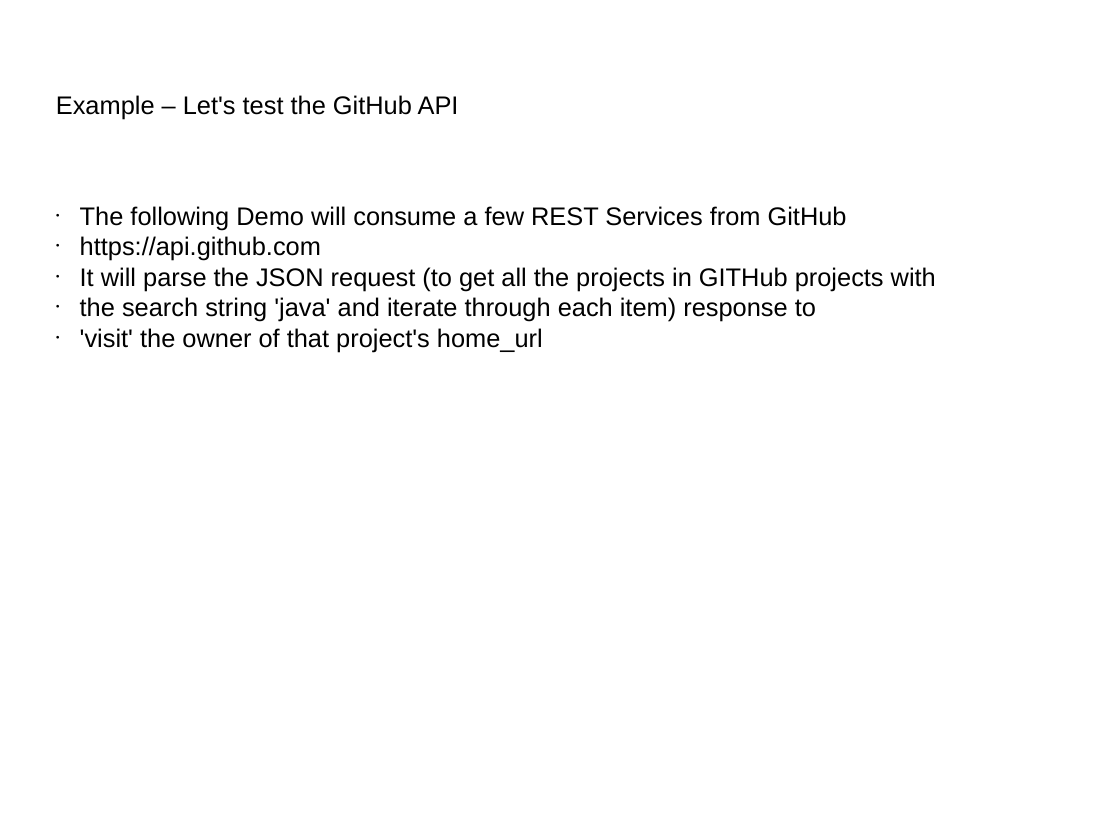
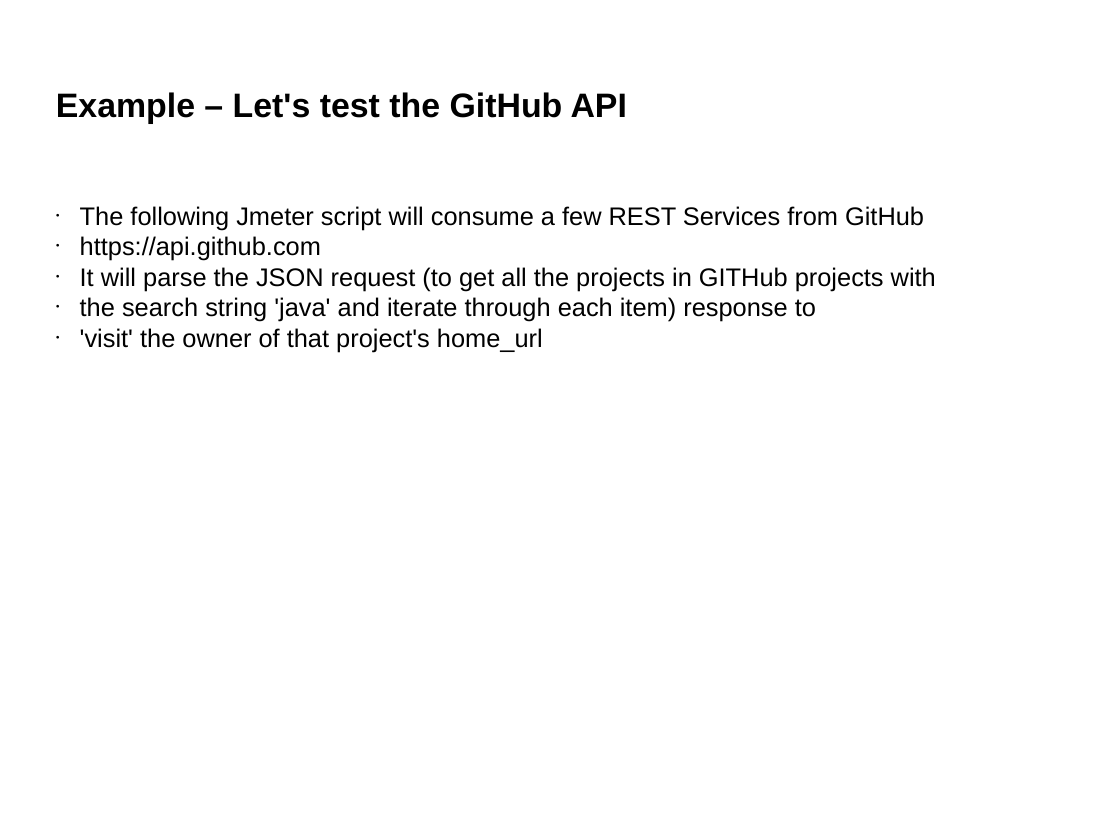
Before and after one commit to hchan/jmeterDemo, a slide deck: slide 4 of jmeterDemo.ppt. Drawn at 1120x840 pixels with LibreOffice and Linux fonts; fonts in the diff are those of the drawing; background and template pictures are left out. Boxes give left, top, right and bottom in pixels: in the first picture for what was removed or moved away, otherwise in the second. Text is boxed around its words. In the diff, an @@ line names an element or a change of style, - is before the commit and + after.

```diff
--- a/jmeterDemo.ppt
+++ b/jmeterDemo.ppt
@@ text "Example – Let's test the ..." at [56,92,627,124]: size 18 to 24 pt, bold on @@
@@ text at [80,206,924,230]: text changed @@
-● The following Demo will consume a few REST Services from GitHub
+● The following Jmeter script will consume a few REST Services from GitHub
```
Also in this commit, not shown: 9 other slides changed, 5 slides added, 1 other file.
